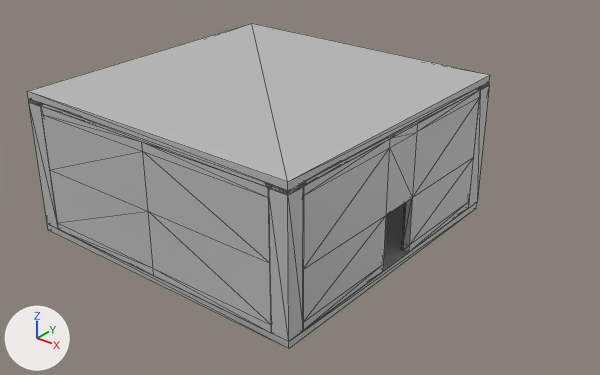
Two versions of the FBX model Resource/FBX/Room_Exit_2.fbx, one commit apart.
Camera for both pictures: a camera (50 mm lens) standing at (0.698, -0.798, 0.553) and looking at (0.049, 0.013, 0.05). The axes (+X, +Y, +Z) are drawn at lower left. The lights are the same throughout. Mesh edges are drawn as thin lines. Where no turn or scale is listed for an object, it has been applied to the vertices. Vertices at the same position are counted once.

In view in the first picture: 'Room_Exit_2_V3'.
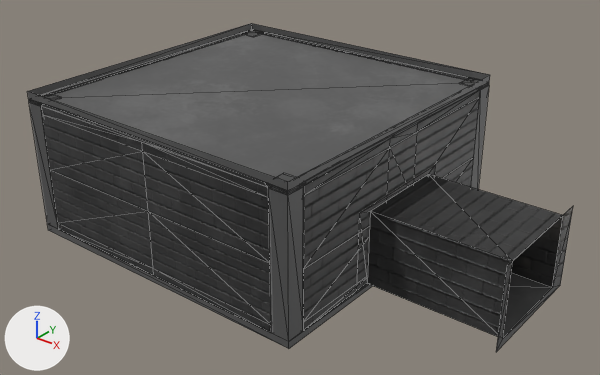
Location of each change, (x1, y1, x2, y2) in pixels of the pictures (600 x 375 px):
```json
{"object": "Room_Exit_2_V3", "change": "reshaped", "before": [27, 23, 490, 349], "after": [27, 23, 573, 352], "on screen": "18% wider"}
{"part": 1, "of": "me_mesh", "change": "added", "after": [365, 173, 573, 352], "on screen": "black"}
{"part": 2, "of": "me_mesh", "change": "cut back", "before": [28, 23, 489, 349], "after": [29, 86, 489, 341]}
{"part": 3, "of": "me_mesh", "change": "recoloured", "before": [27, 75, 490, 346], "after": [27, 75, 490, 346], "on screen": "grey to black"}
```

Edits to the scene script, one JSON object a line:
```json
{"op": "add", "block": "img_normalmapwall_png", "code": ["img_normalmapwall_png = load_image('normalmapWall.png', '../Texture/Normal_Map/normalmapWall.png', 1024, 1024, 'Non-Color')"]}
{"op": "add", "block": "img_roomtexture_png", "code": ["img_roomtexture_png = load_image('RoomTexture.png', '../Texture/RoomTexture.png', 1024, 1024, 'sRGB')"]}
{"op": "add", "block": "mat_lambert15", "code": ["mat_lambert15 = bpy.data.materials.new('lambert15')", "# uses the picture img_normalmapwall_png", "# uses the picture img_roomtexture_png"]}
{"block": "me_mesh", "where": "# used by ob_room_exit_2_v3; location = (0.0, 0.0, 0.0)"}
{"op": "remove", "block": "me_mesh", "code": "me_mesh.from_pydata(...)  # 404 vertices, 672 faces; spans x -0.218..0.218, y -0.218..0.218, z -0.01..0.195"}
{"op": "add", "block": "me_mesh", "code": "me_mesh.from_pydata(...)  # 396 vertices, 626 faces; spans x -0.403..0.403, y -0.218..0.218, z -0.01..0.195"}
{"block": "me_mesh", "change": "me_mesh part 1: a new loose piece of 16 vertices spanning x 0.217..0.403, y -0.087..0.087, z -0.005..0.105, in mat_lambert15"}
{"block": "me_mesh", "change": "me_mesh part 2"}
{"block": "me_mesh", "change": "63 vertices are removed from x -0.218..0.218, y -0.218..0.218, z -0.01..0.185"}
{"block": "me_mesh", "change": "181 faces are deleted"}
{"block": "me_mesh", "change": "3 vertices in x -0.209, y -0.03..0.044, z 0.0..0.094 move by (-0.013, 0.0, 0.0)"}
{"block": "me_mesh", "change": "12 vertices move from x -0.218..0.209, y -0.193..0.044, z 0.0..0.094 to x -0.222..0.222, y -0.193..0.044, z 0.0..0.094"}
{"block": "me_mesh", "change": "5 vertices are added at (-0.222, -0.044, 0.094), (-0.222, 0.044, 0.079), (-0.222, -0.044, 0.0), (0.206, 0.044, 0.079), (0.222, 0.044, 0.079)"}
{"block": "me_mesh", "change": "6 new vertices lie (0.0, 0.0, 0.079) away from vertices in x -0.209..0.209, y -0.03..0.044, z 0.0"}
{"block": "me_mesh", "change": "6 new vertices lie (0.0, -0.015, 0.0) away from vertices in x -0.222..0.206, y 0.044, z 0.0..0.079"}
{"block": "me_mesh", "change": "6 new vertices lie (0.016, 0.0, 0.0) away from vertices in x 0.206, y -0.044..0.044, z 0.0..0.094"}
{"block": "me_mesh", "change": "87 new faces join them"}
{"block": "me_mesh", "change": "me_mesh part 3: 493 faces spanning x -0.218..0.222, y -0.218..0.218, z -0.01..0.195 switch from mat_lambert14 (grey #bcbcbc) to mat_lambert15"}
```
